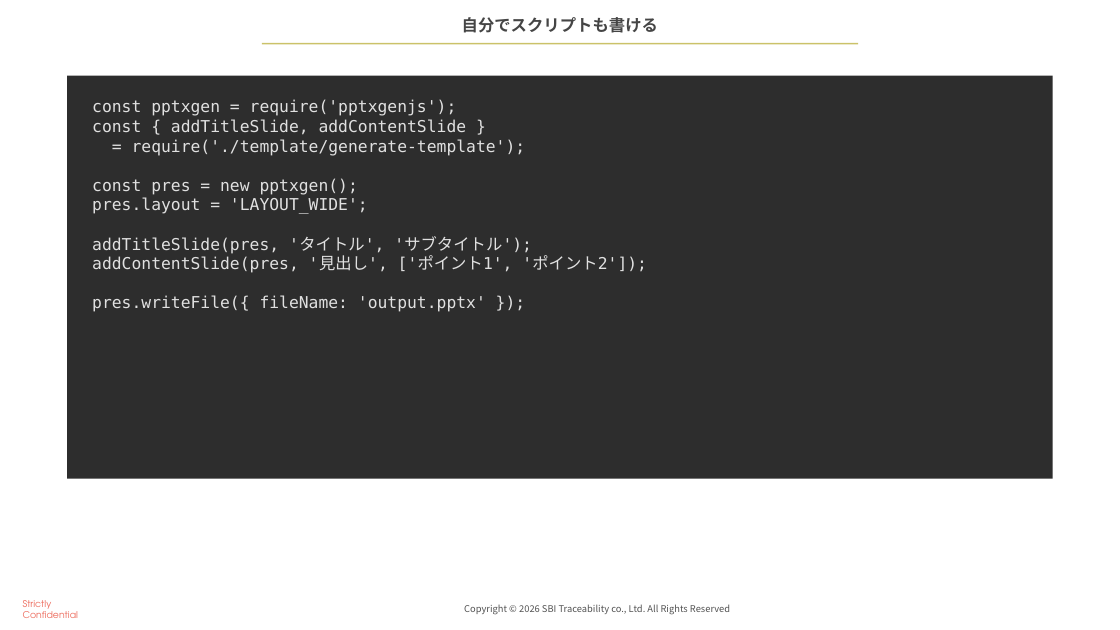
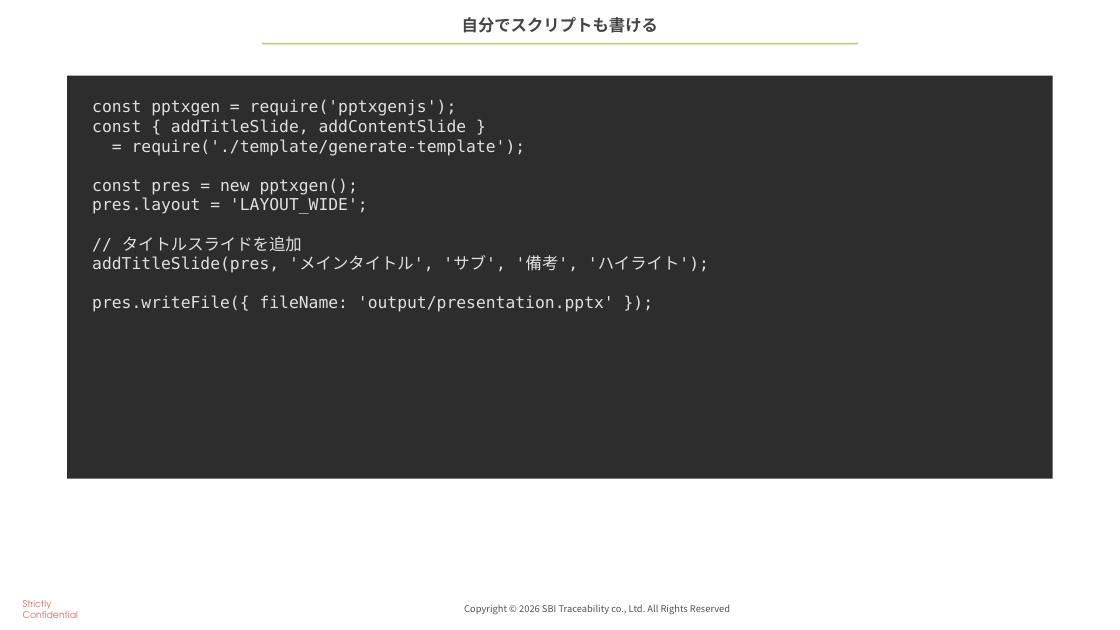
Before and after one commit to SBITraceability/sbita-pptxgenjs-template, a slide deck: slide 10 of examples/introduction.pptx. Drawn at 1120x630 pixels with LibreOffice and Linux fonts; fonts in the diff are those of the drawing. Boxes give left, top, right and bottom in pixels: in the first picture for what was removed or moved away, otherwise in the second. Text is boxed around its words. In the diff, an @@ line names an element or a change of style, - is before the commit and + after.

```diff
--- a/examples/introduction.pptx
+++ b/examples/introduction.pptx
@@ text at box(92, 236, 709, 312): text changed @@
-addTitleSlide(pres, 'タイトル', 'サブタイトル');
-addContentSlide(pres, '見出し', ['ポイント1', 'ポイント2']);
-pres.writeFile({ fileName: 'output.pptx' });
+// タイトルスライドを追加
+addTitleSlide(pres, 'メインタイトル', 'サブ', '備考', 'ハイライト');
+pres.writeFile({ fileName: 'output/presentation.pptx' });
```
Also in this commit, not shown: 1 other slide changed, 1 slide added, 1 other file.
